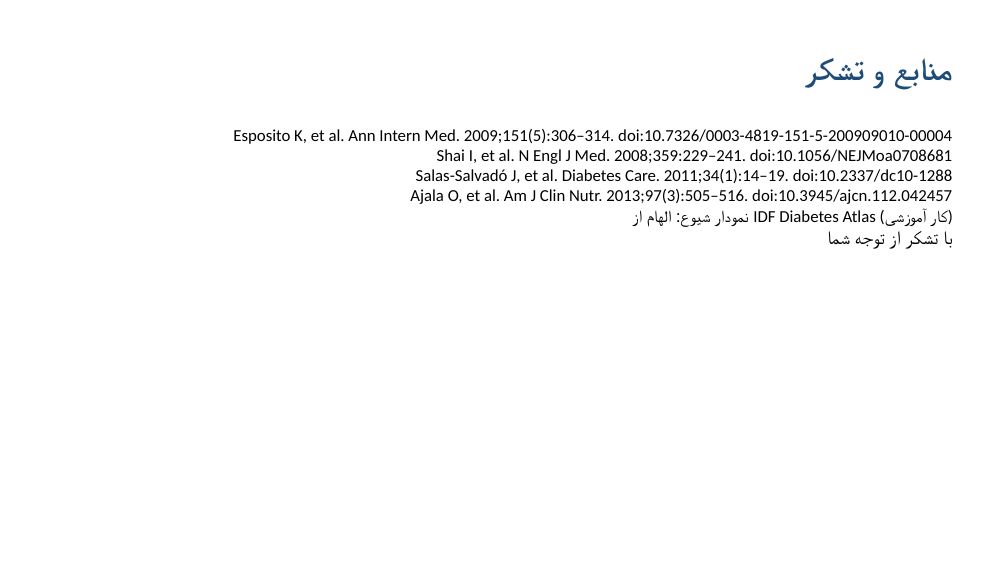
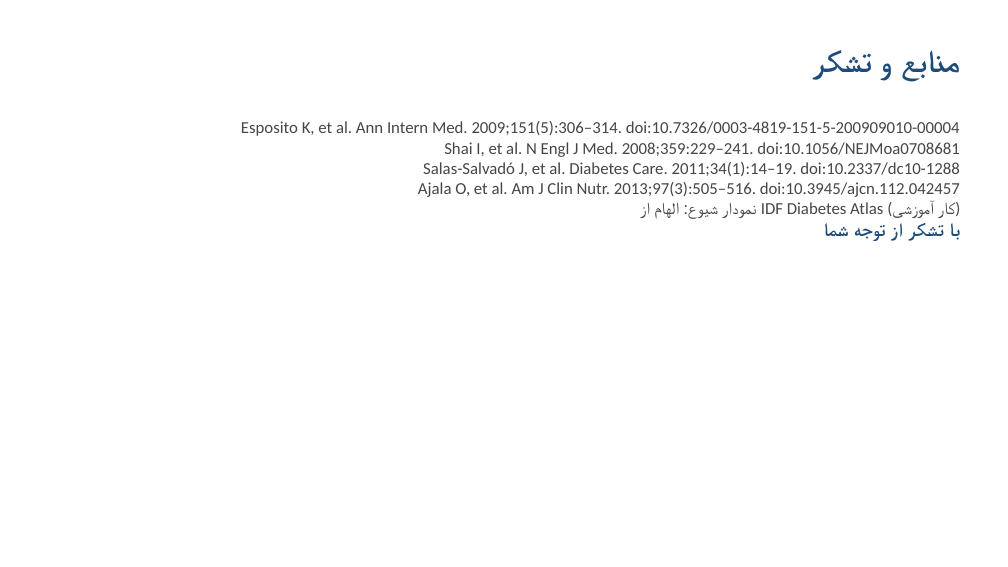
Before and after one commit to Ali7492/prese, a slide deck: slide 30 of output/med-diet-t2d.pptx. Drawn at 1008x567 pixels with LibreOffice and Linux fonts; fonts in the diff are those of the drawing. Boxes give left, top, right and bottom in pixels: in the first picture for what was removed or moved away, otherwise in the second. Text is boxed around its words. In the diff, an @@ line names an element or a change of style, - is before the commit and + after.

```diff
--- a/output/med-diet-t2d.pptx
+++ b/output/med-diet-t2d.pptx
@@ text "منابع و تشکر": place and size @@
-text "منابع و تشکر" at <box>893,58,952,249</box>
+text "منابع و تشکر" at <box>901,50,960,241</box>
@@ text "Esposito K, et al. Ann ...": place and size @@
-text "Esposito K, et al. Ann ..." at <box>233,129,953,248</box>
+text "Esposito K, et al. Ann ..." at <box>241,121,961,240</box>
@@ text "Esposito K, et al. Ann ..." at <box>241,121,961,240</box>: text colour #000000 to #464646; text colour #000000 to #1E4C78, bold on in "با تشکر از توجه شما" @@
```
Also in this commit, not shown: 29 other slides changed, 2 other files.
